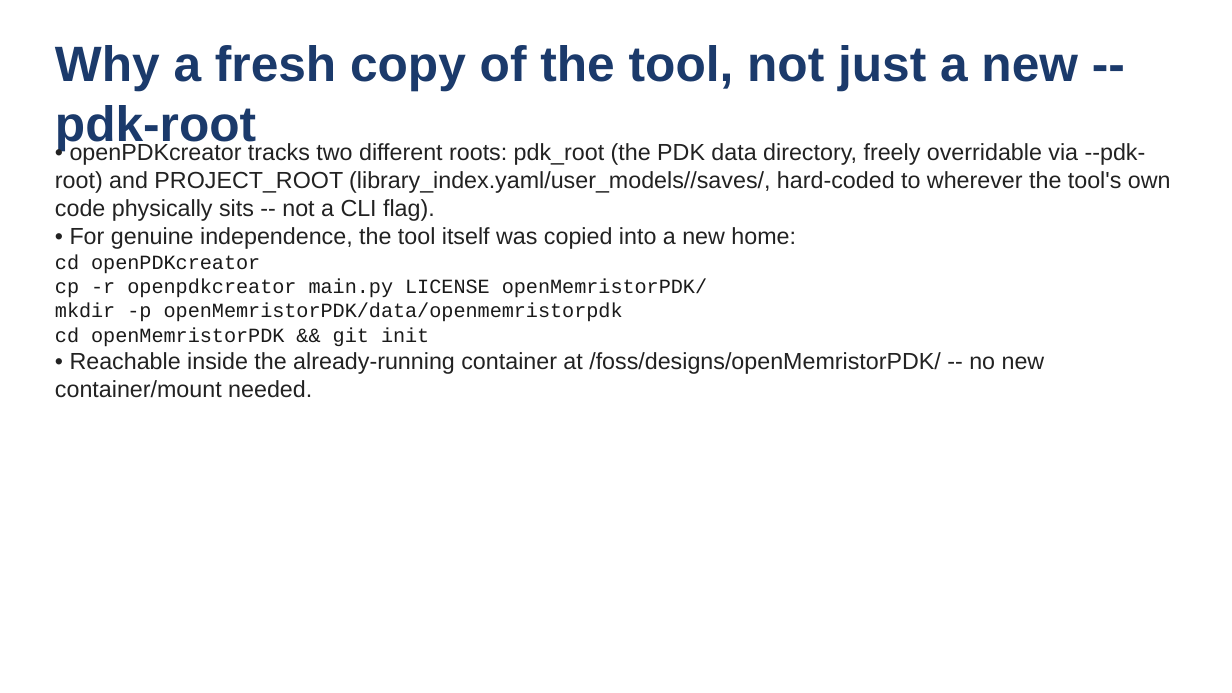
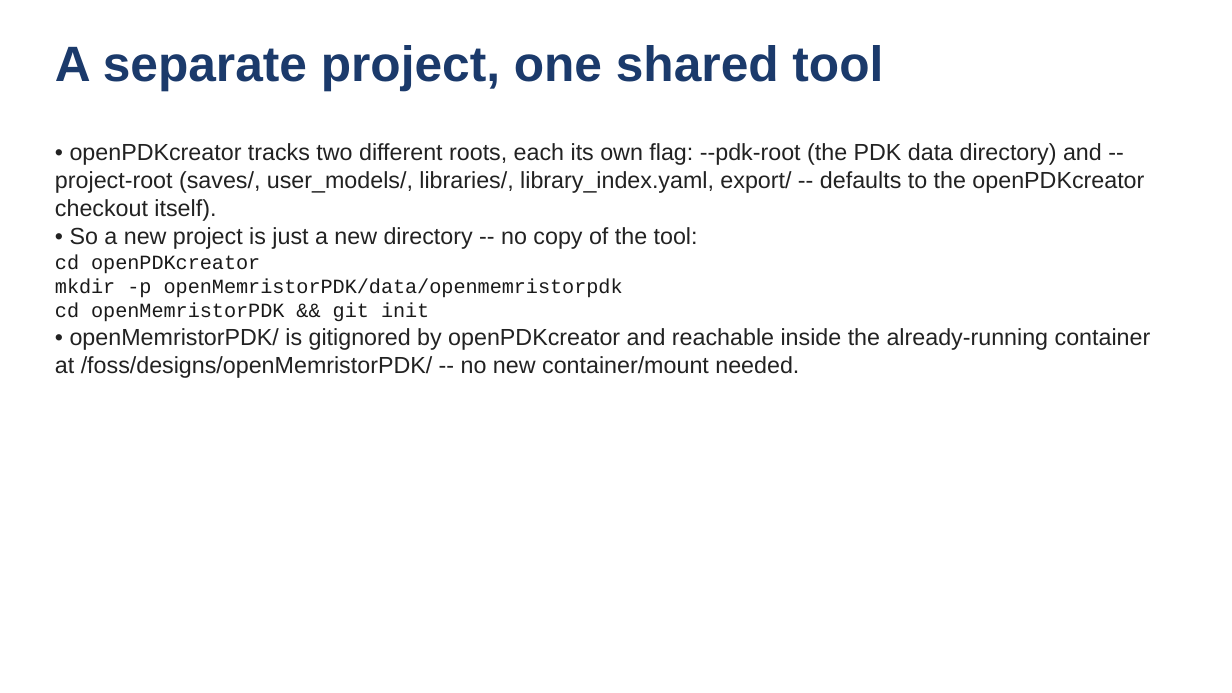
Before and after one commit to rpicos-uib/openMemristorPDK, a slide deck: slide 3 of docs/presentation/walkthrough.odp. Drawn at 1232x693 pixels with LibreOffice and Linux fonts; fonts in the diff are those of the drawing. Boxes give left, top, right and bottom in pixels: in the first picture for what was removed or moved away, otherwise in the second. Text is boxed around its words. In the diff, an @@ line names an element or a change of style, - is before the commit and + after.

```diff
--- a/docs/presentation/walkthrough.odp
+++ b/docs/presentation/walkthrough.odp
@@ text at (55,45,883,91): text changed @@
-Why a fresh copy of the tool, not just a new --pdk-root
+A separate project, one shared tool
@@ text at (55,143,1144,249): text changed @@
-• openPDKcreator tracks two different roots: pdk_root (the PDK data directory, freely overridable via --pdk-root) and PROJECT_ROOT (library_index.yaml/user_models//saves/, hard-coded to wherever the tool's own code physically sits -- not a CLI flag).
-• For genuine independence, the tool itself was copied into a new home:
+• openPDKcreator tracks two different roots, each its own flag: --pdk-root (the PDK data directory) and --project-root (saves/, user_models/, libraries/, library_index.yaml, export/ -- defaults to the openPDKcreator checkout itself).
+• So a new project is just a new directory -- no copy of the tool:
@@ text at (55,279,707,298): paragraph removed @@
-cp -r openpdkcreator main.py LICENSE openMemristorPDK/
@@ text at (55,328,1151,378): text changed @@
-• Reachable inside the already-running container at /foss/designs/openMemristorPDK/ -- no new container/mount needed.
+• openMemristorPDK/ is gitignored by openPDKcreator and reachable inside the already-running container at /foss/designs/openMemristorPDK/ -- no new container/mount needed.
```
Also in this commit, not shown: 2 other slides changed, 3 other files.
